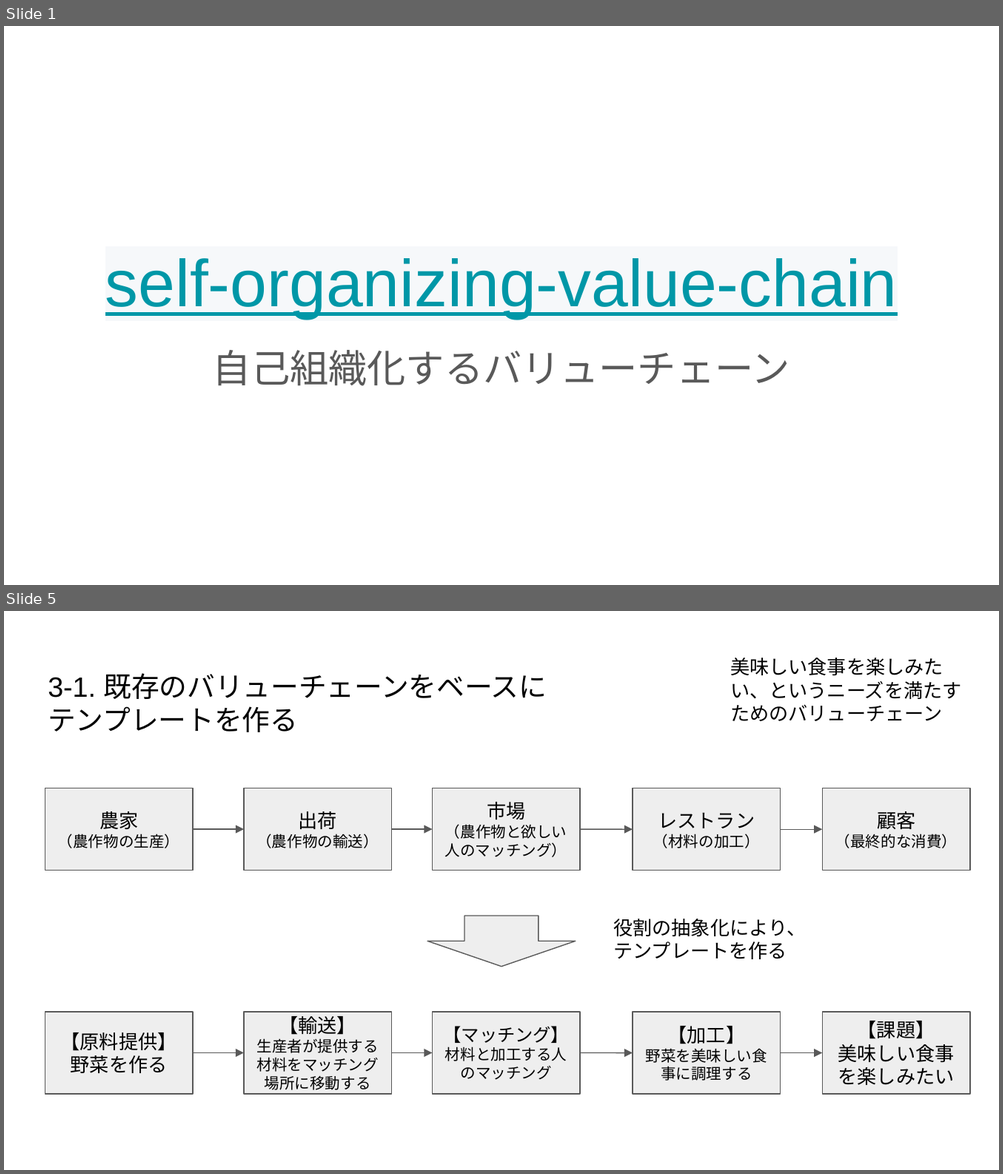
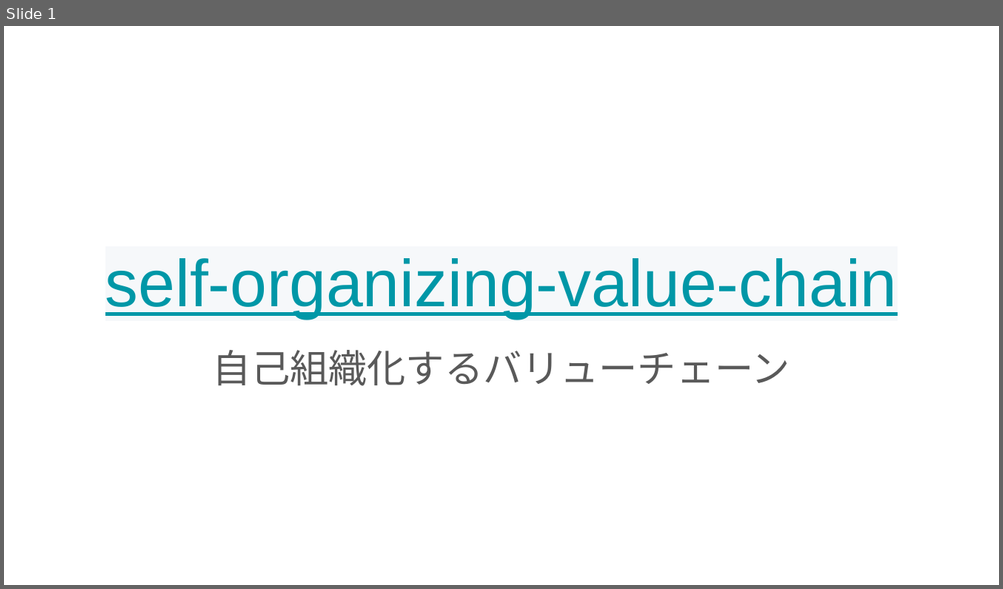
Before and after one commit to urashin/self-organized-value-chain, a slide deck: docs/base-idea/self-organizing-value-chain.pptx. Shown one above the other, each under a label of ours: slides 1 and 5 before the commit, slide 1 after it; the slides between them are not shown. The pictures are 1003x1174 and 1003x589 pixels, drawn with LibreOffice and Linux fonts; fonts in the diff are those of the drawing. Boxes give left, top, right and bottom in pixels: in the first picture for what was removed or moved away, otherwise in the second. Text is boxed around its words. In the diff, an @@ line names an element or a change of style, - is before the commit and + after.

```diff
--- a/docs/base-idea/self-organizing-value-chain.pptx
+++ b/docs/base-idea/self-organizing-value-chain.pptx
@@ slide 5 removed at (4,611,999,1170), background #FFFFFF @@
@@ title removed at (48,673,547,732) @@
-3-1. 既存のバリューチェーンをベースに
-テンプレートを作る
@@ text removed at (730,658,962,721) @@
-美味しい食事を楽しみたい、というニーズを満たすためのバリューチェーン
@@ rectangle removed at (45,788,193,871) @@
-農家
-（農作物の生産）
@@ rectangle removed at (244,788,392,871) @@
-出荷
-（農作物の輸送）
@@ rectangle removed at (432,788,580,871) @@
-市場
-（農作物と欲しい人のマッチング）
@@ rectangle removed at (632,788,781,871) @@
-レストラン
-（材料の加工）
@@ rectangle removed at (822,788,970,871) @@
-顧客
-（最終的な消費）
@@ arrow removed from (193, 830) to (244, 830) @@
@@ arrow removed from (392, 830) to (432, 830) @@
@@ arrow removed from (580, 830) to (632, 830) @@
@@ arrow removed from (780, 830) to (822, 830) @@
@@ down arrow removed at (428,917,576,967) @@
@@ text removed at (613,919,805,960) @@
-役割の抽象化により、
-テンプレートを作る
@@ rectangle removed at (45,1012,193,1094) @@
-【原料提供】
-野菜を作る
@@ rectangle removed at (244,1012,392,1094) @@
-【輸送】
-生産者が提供する材料をマッチング場所に移動する
@@ rectangle removed at (432,1012,580,1094) @@
-【マッチング】
-材料と加工する人のマッチング
@@ rectangle removed at (632,1012,781,1094) @@
-【加工】
-野菜を美味しい食事に調理する
@@ rectangle removed at (822,1012,970,1094) @@
-【課題】
-美味しい食事を楽しみたい
@@ arrow removed from (193, 1054) to (244, 1054) @@
@@ arrow removed from (392, 1054) to (432, 1054) @@
@@ arrow removed from (580, 1054) to (632, 1054) @@
@@ arrow removed from (780, 1054) to (822, 1054) @@
```
Also in this commit, not shown: 4 slides changed, 3 slides added, 5 other slides removed, 1 other file.
